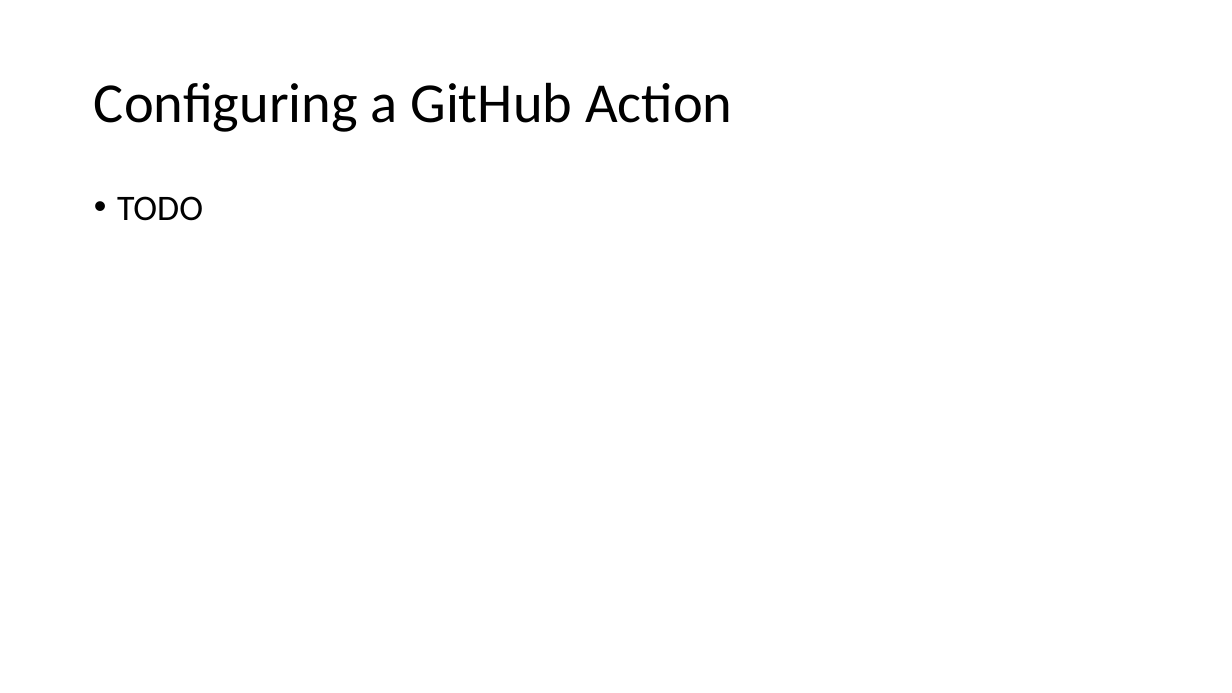
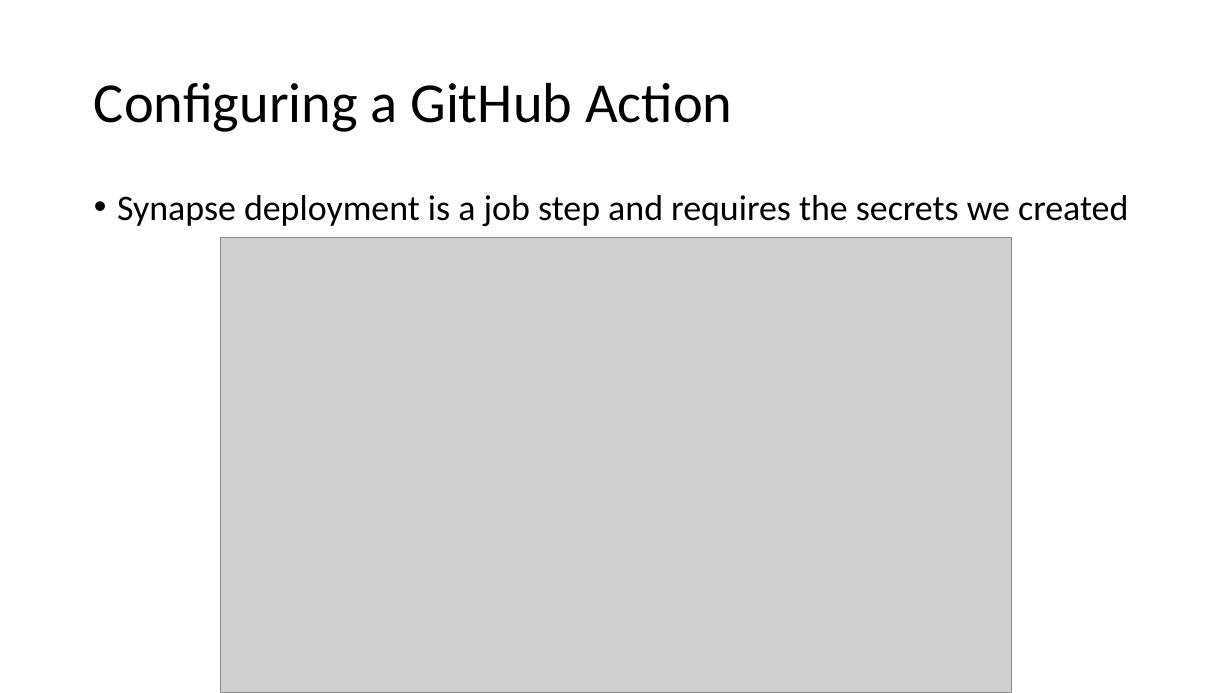
Before and after one commit to solliancenet/precon-synapse-power-bi, a slide deck: slide 29 of Slides/02 - Synapse Development.pptx (slide 24 before the commit). Drawn at 1232x693 pixels with LibreOffice and Linux fonts; fonts in the diff are those of the drawing; grey boxes stand for pictures. Boxes give left, top, right and bottom in pixels: in the first picture for what was removed or moved away, otherwise in the second. Text is boxed around its words. In the diff, an @@ line names an element or a change of style, - is before the commit and + after.

```diff
--- a/Slides/02 - Synapse Development.pptx
+++ b/Slides/02 - Synapse Development.pptx
@@ text at box(117, 195, 1128, 226): text changed @@
-• TODO
+• Synapse deployment is a job step and requires the secrets we created
@@ picture added at box(221, 238, 1011, 693) @@
```
Also in this commit, not shown: 2 other slides changed, 8 slides added, 1 slide removed, 1 other file.
